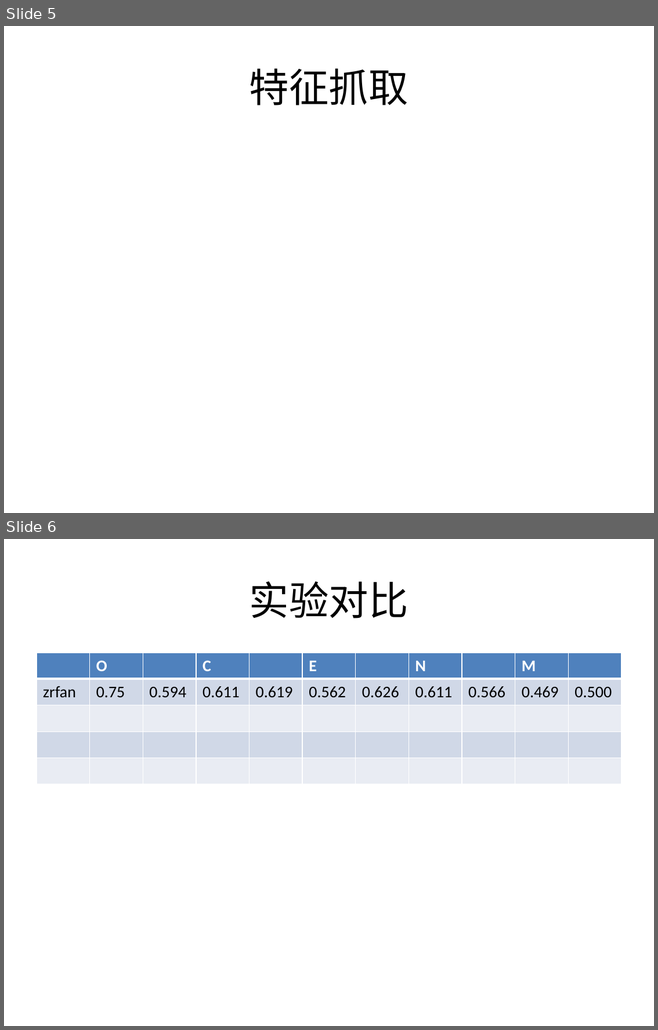
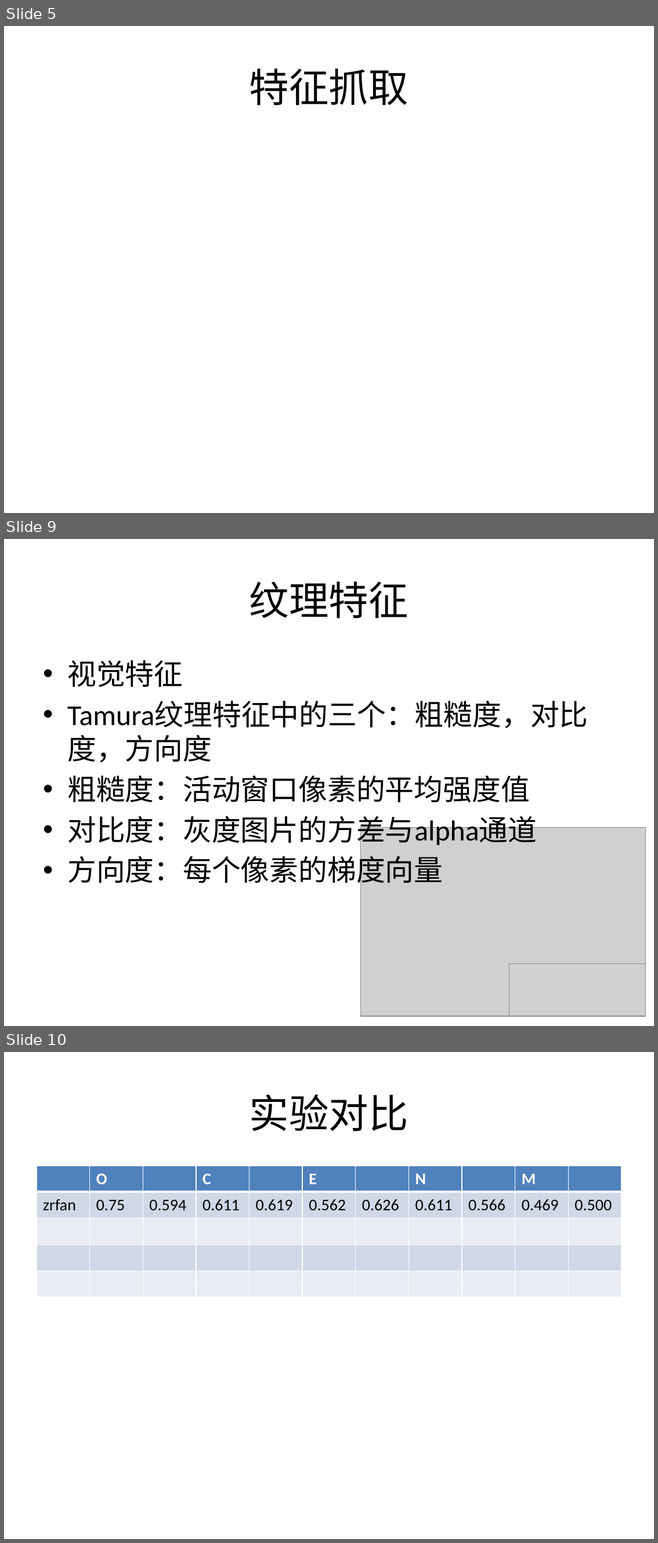
Before and after one commit to east-before-dawn/srt, a slide deck: slides.pptx. Shown one above the other, each under a label of ours: slides 5 and 6 before the commit, slides 5, 9 and 10 after it; the slides between them are not shown. The pictures are 658x1030 and 658x1543 pixels, drawn with LibreOffice and Linux fonts; fonts in the diff are those of the drawing; grey boxes stand for pictures. Boxes give left, top, right and bottom in pixels: in the first picture for what was removed or moved away, otherwise in the second. Text is boxed around its words. In the diff, an @@ line names an element or a change of style, - is before the commit and + after.

```diff
--- a/slides.pptx
+++ b/slides.pptx
@@ slide 9 added at <box>4,539,654,1026</box>, background #FFFFFF @@
@@ title added at <box>249,581,408,618</box>, 44 pt, text #000000 @@
+纹理特征
@@ text added at <box>67,660,587,888</box>, 32 pt, text #000000 @@
+• 视觉特征
+• Tamura纹理特征中的三个：粗糙度，对比度，方向度
+• 粗糙度：活动窗口像素的平均强度值
+• 对比度：灰度图片的方差与alpha通道
+• 方向度：每个像素的梯度向量
@@ picture added at <box>360,827,645,1016</box> @@
@@ picture added at <box>509,964,645,1016</box> @@
@@ what was slide 6 is now slide 10 @@
```
Also in this commit, not shown: 3 other slides added.
